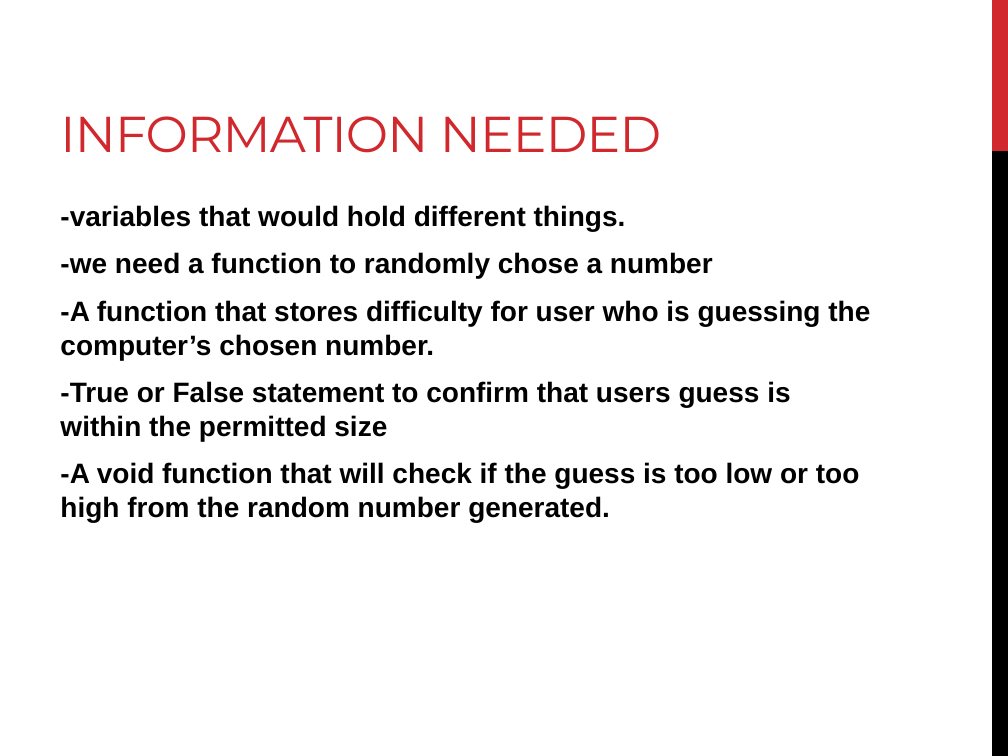
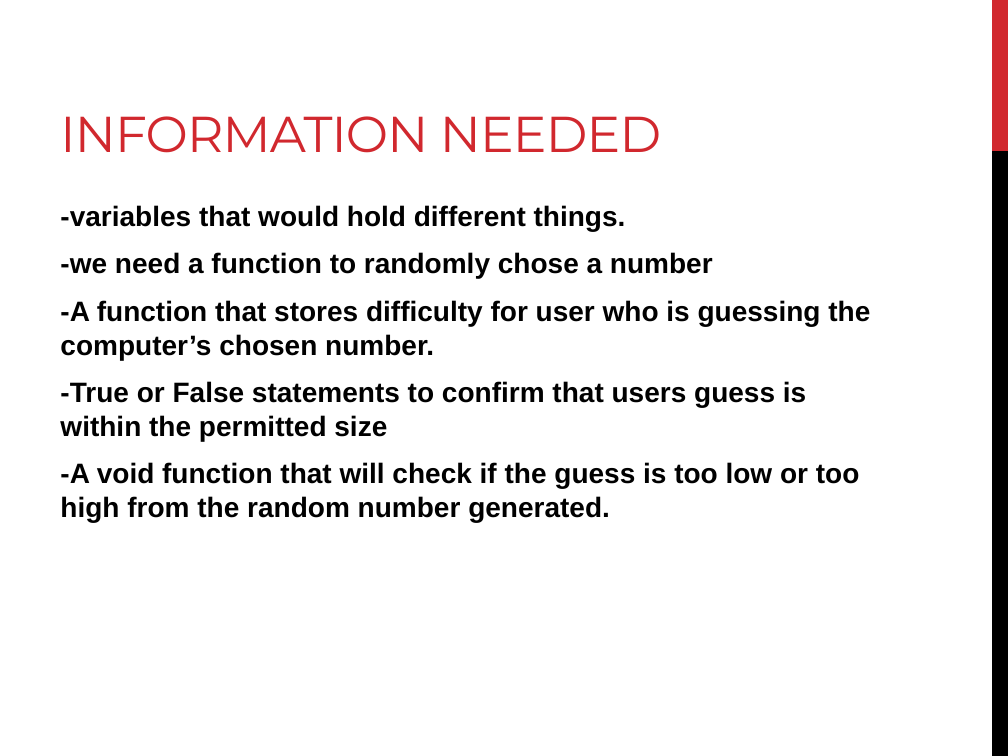
Before and after one commit to pnbrown/Number-Guesser, a slide deck: slide 3 of Presentation For Final Project C++ CIS27.pptx (slide 8 before the commit). Drawn at 1008x756 pixels with LibreOffice and Linux fonts; fonts in the diff are those of the drawing. Boxes give left, top, right and bottom in pixels: in the first picture for what was removed or moved away, otherwise in the second. Text is boxed around its words. In the diff, an @@ line names an element or a change of style, - is before the commit and + after.

```diff
--- a/Presentation For Final Project C++ CIS27.pptx
+++ b/Presentation For Final Project C++ CIS27.pptx
@@ text at bbox=[60, 381, 806, 441]: text changed @@
--True or False statement to confirm that users guess is within the permitted size
+-True or False statements to confirm that users guess is within the permitted size
```
Also in this commit, not shown: 2 other slides changed, 1 slide removed.
